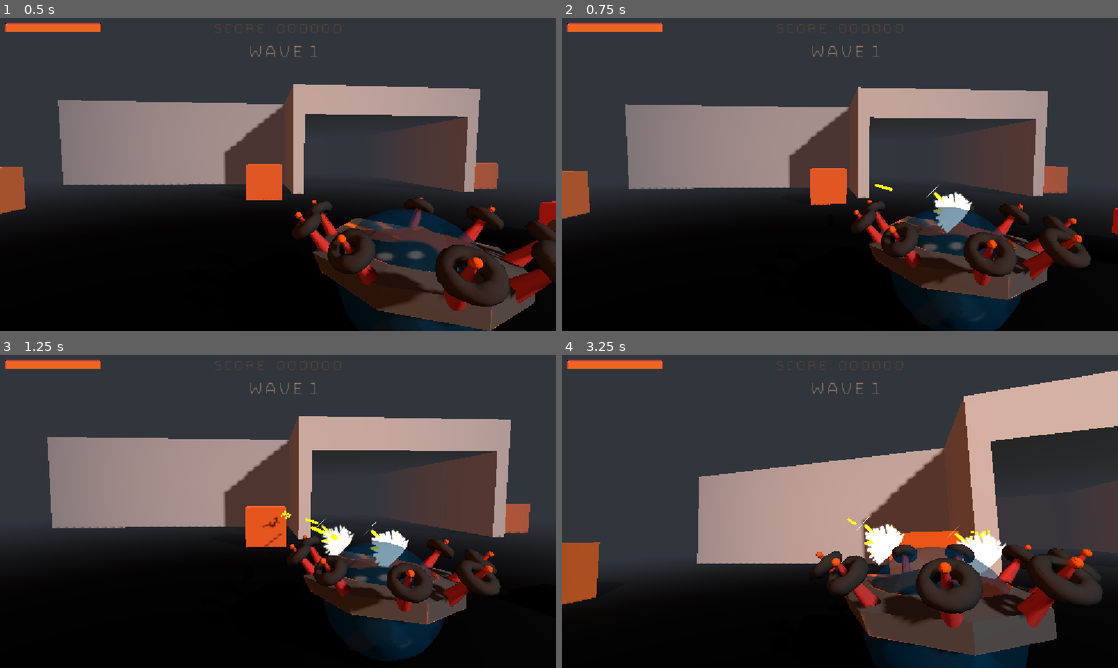
Above: before the commit, frames 1-4 (two rows, left to right).
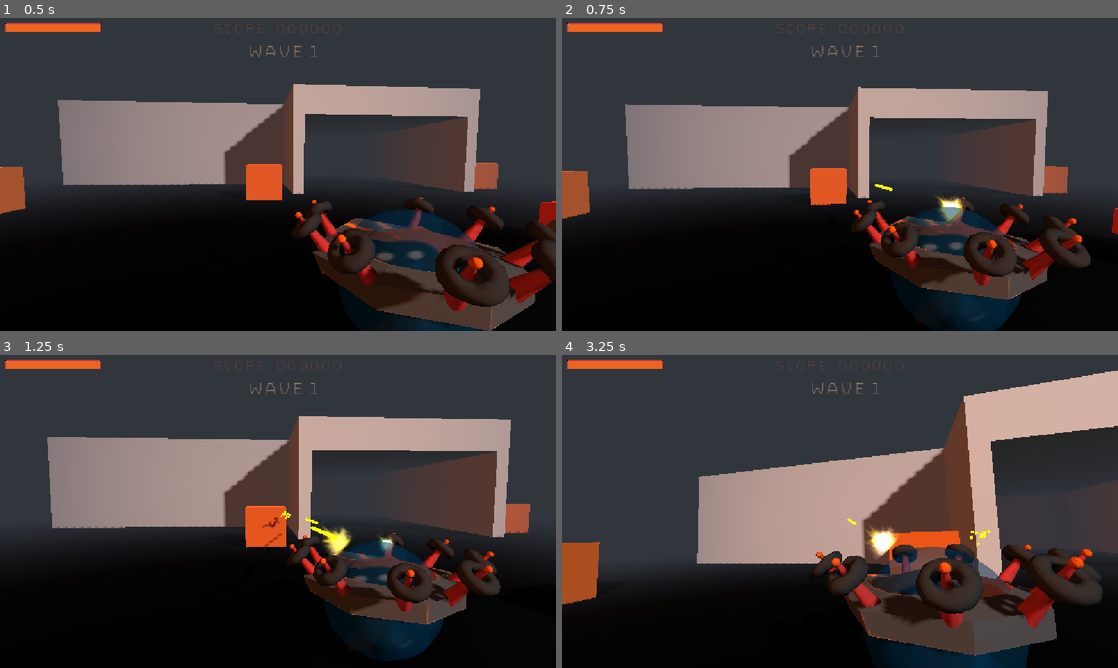
Above: after the commit, the same moments.

Repository: Gamkedo/terminus-2k28
Game: Godot game, scene res://Scenes - Levels/areaImmersive.tscn
Two runs of this game, one before a commit and one after it. Both use one fixed random seed, a clock stepped at 60 frames per second and the inputs below. This scene is started directly instead of the project's main scene.
Inputs (mouse positions are in pixels of both pictures, inside the frame that each line leads up to):
- Up to frame 1 (0.5 s): no input
- Up to frame 2 (0.75 s): move the mouse to (834, 180) at 0.52 s; press the mouse at (834, 180) at 0.53 s; hold W (walk_up) from 0.53 s (still down)
- Up to frame 3 (1.25 s): keep holding W (walk_up)
- Up to frame 4 (3.25 s): move the mouse to (878, 514) at 1.27 s; release the mouse at (878, 514) at 1.28 s; tap X (toggle_mouse_capture) at 1.35 s; move the mouse to (673, 464) at 2.02 s; release W (walk_up) at 2.03 s; hold A (walk_left) 2.03-2.75 s; hold 0 (weapon0) 2.03-2.75 s; drag from (867, 511) to (673, 464) at 2.77 s

Frame 1 is identical in both runs. In frame 2, 0.5% of the frame differs, in the area x 65-74%, y 53-69%; in frame 3, 0.9%; in frame 4, 1.1%, in the area x 53-80%, y 51-70%.

Commit message:
CPU muzzleflash slightly more like GPU original

Diff:
--- a/Scenes - Objects/muzzle_flash.tscn
+++ b/Scenes - Objects/muzzle_flash.tscn
@@ -6,15 +6,32 @@
 [sub_resource type="QuadMesh" id="QuadMesh_y5qfa"]
 material = ExtResource("2_5htru")
 
+[sub_resource type="Curve" id="Curve_otmap"]
+_data = [Vector2(0.026856236, 0.96366787), 0.0, 0.0, 0, 0, Vector2(1, 0.02422154), 0.0, 0.0, 0, 0]
+point_count = 2
+
+[sub_resource type="Curve" id="Curve_wbxlg"]
+_limits = [-1.0, 1.0, 0.0, 1.0]
+_data = [Vector2(0, 1), 0.0, 0.0, 0, 0, Vector2(0.9968404, -0.93771636), 0.0, 0.0, 0, 0]
+point_count = 2
+
 [node name="MuzzleFlash" type="Node3D" unique_id=2136184369]
 script = ExtResource("1_71f6k")
 
 [node name="CPUParticles3D" type="CPUParticles3D" parent="." unique_id=1050997192]
 emitting = false
 amount = 20
-lifetime = 0.3
+lifetime = 0.25
 one_shot = true
 explosiveness = 0.5
+randomness = 0.5
 fixed_fps = 30
 mesh = SubResource("QuadMesh_y5qfa")
+emission_shape = 1
+emission_sphere_radius = 0.1
 gravity = Vector3(0, 0, 0)
+initial_velocity_max = 0.3
+scale_amount_curve = SubResource("Curve_otmap")
+color = Color(1, 1, 1, 0.19607843)
+hue_variation_max = 0.36
+hue_variation_curve = SubResource("Curve_wbxlg")
